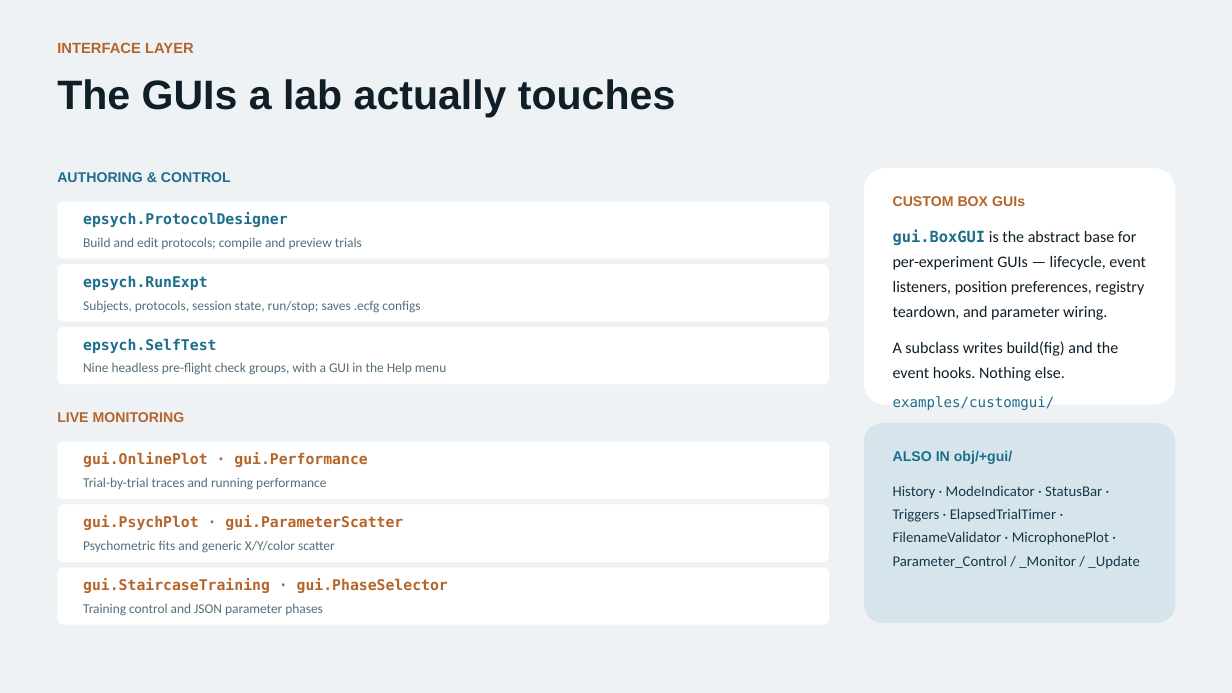
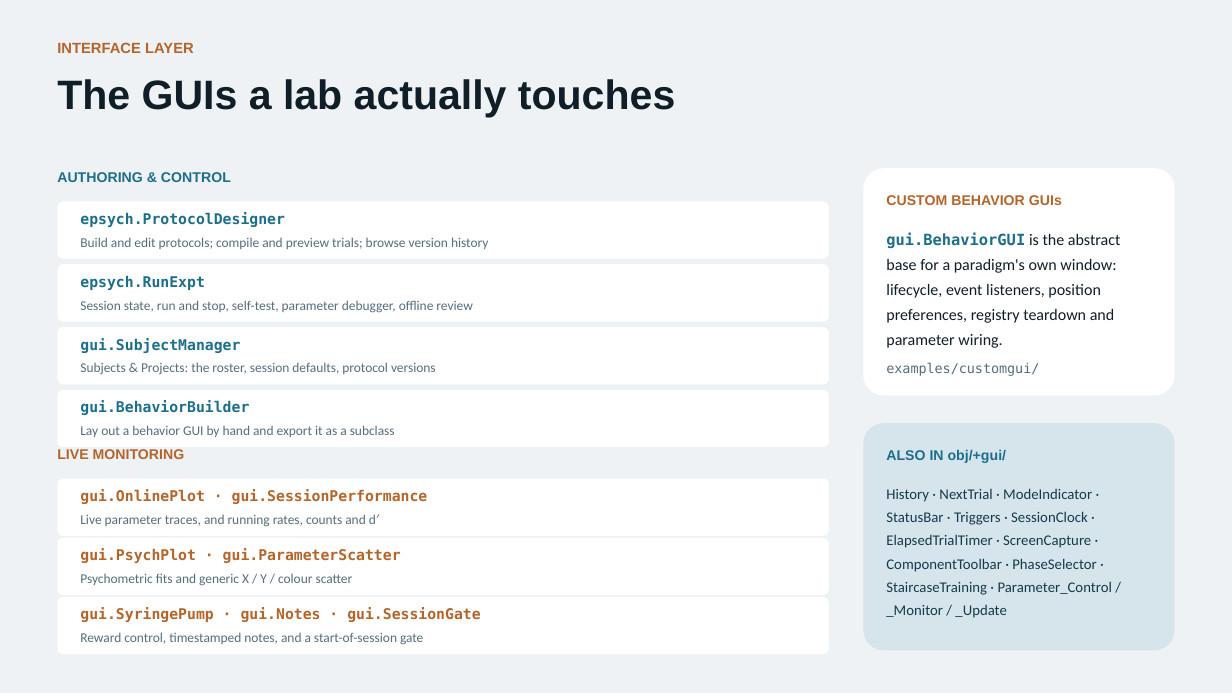
Before and after one commit to dstolz/epsych2, a slide deck: slide 16 of documentation/overviews/EPsych2_Overview.pptx (slide 11 before the commit). Drawn at 1232x693 pixels with LibreOffice and Linux fonts; fonts in the diff are those of the drawing. Boxes give left, top, right and bottom in pixels: in the first picture for what was removed or moved away, otherwise in the second. Text is boxed around its words. In the diff, an @@ line names an element or a change of style, - is before the commit and + after.

```diff
--- a/documentation/overviews/EPsych2_Overview.pptx
+++ b/documentation/overviews/EPsych2_Overview.pptx
@@ rounded rectangle: place and size @@
-rounded rectangle at [864,168,1176,405]
+rounded rectangle at [863,168,1175,396]
@@ text added at [886,195,1062,205], 11 pt, text #B5642A, bold @@
+CUSTOM BEHAVIOR GUIs
@@ text at [80,237,488,249]: text changed @@
-Build and edit protocols; compile and preview trials
+Build and edit protocols; compile and preview trials; browse version history
@@ text at [886,232,1120,348]: text changed @@
-CUSTOM BOX GUIs
-gui.BoxGUI is the abstract base for per-experiment GUIs — lifecycle, event listeners, position preferences, registry teardown, and parameter wiring.
-A subclass writes build(fig) and the event hooks. Nothing else.
+gui.BehaviorGUI is the abstract base for a paradigm's own window: lifecycle, event listeners, position preferences, registry teardown and parameter wiring.
@@ text "gui.BehaviorGUI is the abstract base ...": place and size @@
-text "gui.BehaviorGUI is the abstract base ..." at [893,196,1146,381]
+text "gui.BehaviorGUI is the abstract base ..." at [886,232,1120,348]
@@ text "gui.BehaviorGUI is the abstract base ..." at [886,232,1120,348]: size 11 to 10.5 pt, text colour #1D6E8A to #566E7C in "examples/customgui/"; less space between paragraphs @@
@@ text at [80,300,472,313]: text changed @@
-Subjects, protocols, session state, run/stop; saves .ecfg configs
+Session state, run and stop, self-test, parameter debugger, offline review
@@ text at [80,338,240,353]: text changed @@
-epsych.SelfTest
+gui.SubjectManager
@@ text at [80,362,436,375]: text changed @@
-Nine headless pre-flight check groups, with a GUI in the Help menu
+Subjects & Projects: the roster, session defaults, protocol versions
@@ rounded rectangle: place and size @@
-rounded rectangle at [57,442,829,499]
+rounded rectangle at [57,390,829,447]
@@ text added at [80,400,249,415], 11.5 pt, text #1D6E8A, bold @@
+gui.BehaviorBuilder
@@ text "LIVE MONITORING": place and size @@
-text "LIVE MONITORING" at [57,412,185,422]
+text "LIVE MONITORING" at [57,449,185,459]
@@ text at [80,425,395,437]: text changed; size 11.5 to 10.5 pt; font DejaVu Sans Mono to Calibri; text colour #B5642A to #566E7C; bold off @@
-gui.OnlinePlot · gui.Performance
+Lay out a behavior GUI by hand and export it as a subclass
@@ rounded rectangle: place and size @@
-rounded rectangle at [864,423,1176,623]
+rounded rectangle at [863,423,1175,651]
@@ text added at [886,449,1006,463], 11 pt, text #1D6E8A, bold @@
+ALSO IN obj/+gui/
@@ rounded rectangle: place and size @@
-rounded rectangle at [57,505,829,562]
+rounded rectangle at [57,479,829,536]
@@ text at [80,489,428,504]: text changed @@
-gui.PsychPlot · gui.ParameterScatter
+gui.OnlinePlot · gui.SessionPerformance
@@ text at [886,488,1112,618]: text changed @@
-ALSO IN obj/+gui/
-History · ModeIndicator · StatusBar · Triggers · ElapsedTrialTimer · FilenameValidator · MicrophonePlot · Parameter_Control / _Monitor / _Update
+History · NextTrial · ModeIndicator · StatusBar · Triggers · SessionClock · ElapsedTrialTimer · ScreenCapture · ComponentToolbar · PhaseSelector · StaircaseTraining · Parameter_Control / _Monitor / _Update
@@ rounded rectangle: place and size @@
-rounded rectangle at [57,567,829,625]
+rounded rectangle at [57,538,829,595]
@@ text at [80,514,379,527]: text changed @@
-Trial-by-trial traces and running performance
+Live parameter traces, and running rates, counts and d′
@@ text at [80,548,401,563]: text changed @@
-gui.StaircaseTraining · gui.PhaseSelector
+gui.PsychPlot · gui.ParameterScatter
@@ rounded rectangle added at [57,597,829,654], fill #FFFFFF @@
@@ text at [80,573,353,586]: text changed @@
-Psychometric fits and generic X/Y/color scatter
+Psychometric fits and generic X / Y / colour scatter
@@ text added at [80,607,480,622], 11.5 pt, text #B5642A, bold @@
+gui.SyringePump · gui.Notes · gui.SessionGate
@@ text at [80,632,423,645]: text changed @@
-Training control and JSON parameter phases
+Reward control, timestamped notes, and a start-of-session gate
```
Also in this commit, not shown: 12 other slides changed, 7 slides added.
